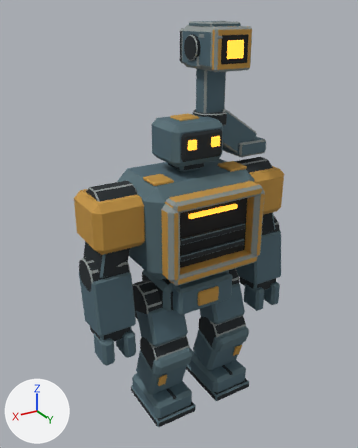
Renders of the Blender file art/blender/sources/hermes.blend from each side of a commit.
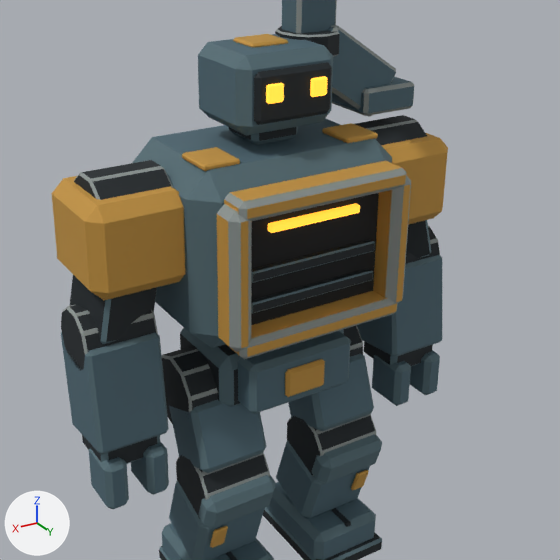
Each version is shown whole from a 50 mm camera at (1.488, 2.398, 2.448) aimed at (0.051, 0.004, 1.251), then close up on the part from 13% to 96% of the width and 21% to 88% of the height. Lighting does not change. The marker at lower left points along +X, +Y and +Z. The older version's two pictures come first.

Names of what the first close-up shows: 'Deep chest intake', 'Intake ochre jamb 1', 'Intake sill 1.085', 'Intake sill 1.515', 'Intake torso armour', 'Left boot armour', 'Left forearm shell', 'Pelvis front armour', 'Right forearm shell', 'Right shoulder shell', 'Right thigh armour', 'Square sensor head' and 46 more.
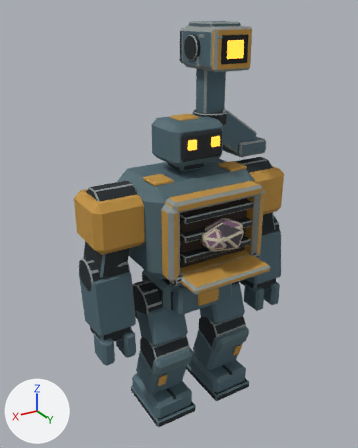
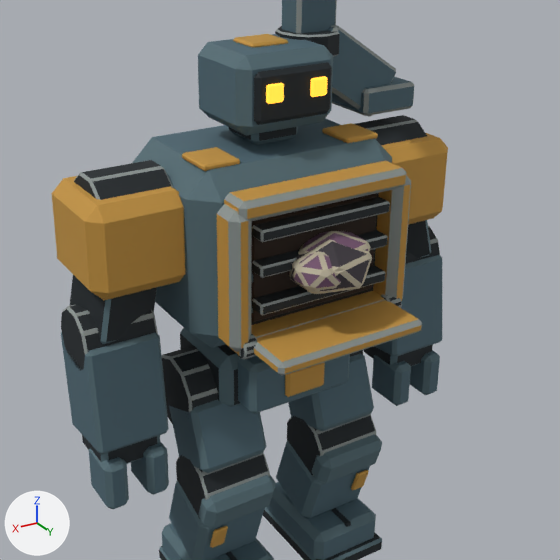
What differs and where, as boxes [x1, y1, x2, y2] in the close-ups (560 x 560 px):
'Intake lower hinged lip', added
    after: [254, 300, 422, 376]
'FurnaceGlow', added
    after: [252, 194, 377, 322]
'Intake crusher rib 2', added
    after: [252, 197, 390, 242]
'IntakeBundle plate 0', added
    after: [289, 239, 372, 294]
'Intake crusher rib 0', added
    after: [252, 266, 385, 315]
'IntakeBundle plate 2', added
    after: [293, 251, 341, 291]
'Intake crusher rib 1', added
    after: [252, 230, 388, 278]
'IntakeBundle plate 1', added
    after: [298, 231, 371, 255]
'Intake lip hinge 1', added
    after: [237, 334, 257, 359]
'Intake lip hinge -1', added
    after: [381, 294, 402, 308]
'Deep chest intake', unchanged, covered by the edit
    both: [251, 193, 379, 325]
'Intake recessed vane 1.285', unchanged, covered by the edit
    before: [251, 239, 375, 283]
    after: [251, 269, 253, 282]
'Intake recessed vane 1.185', unchanged, covered by the edit
    before: [251, 268, 373, 313]
    after: [251, 300, 253, 313]

Edits to the bpy script that builds the scene:
```text
Add ob_intakebundle_plate_2:
    ob_intakebundle_plate_2 = bpy.data.objects.new('IntakeBundle plate 2', me_icosphere_002)  # an icosphere of 20 faces spanning x -0.082..0.082, y -0.073..0.073, z -0.064..0.064; in mat_gathering___plum_shell (dark purple #795773), mat_gathering___pale_shell_edge (beige #bdb59e); modifiers BEVEL
    ob_intakebundle_plate_2.parent = ob_intakebundle
    ob_intakebundle_plate_2.location = (0.058, 0.403, 1.308)
Add ob_intakebundle:
    ob_intakebundle = bpy.data.objects.new('IntakeBundle', None)
    ob_intakebundle.parent = ob_intakeroot
    ob_intakebundle.location = (0.0, 0.112, 0.0)
Add ob_intakeroot:
    ob_intakeroot = bpy.data.objects.new('IntakeRoot', None)
    ob_intakeroot.parent = ob_spine
    ob_intakeroot.location = (0.0, 0.266, 0.34)
Add ob_intakebundle_plate_1:
    ob_intakebundle_plate_1 = bpy.data.objects.new('IntakeBundle plate 1', me_icosphere_001)  # an icosphere of 20 faces spanning x -0.124..0.124, y -0.092..0.092, z -0.079..0.079; in mat_gathering___plum_shell (dark purple #795773), mat_gathering___pale_shell_edge (beige #bdb59e); modifiers BEVEL
    ob_intakebundle_plate_1.parent = ob_intakebundle
    ob_intakebundle_plate_1.location = (-0.028, 0.35, 1.319)
Add ob_intakebundle_plate_0:
    ob_intakebundle_plate_0 = bpy.data.objects.new('IntakeBundle plate 0', me_icosphere)  # an icosphere of 20 faces spanning x -0.134..0.134, y -0.102..0.102, z -0.087..0.087; in mat_gathering___dark_shell_folds (dark grey #3f3a40), mat_gathering___pale_shell_edge (beige #bdb59e); modifiers BEVEL
    ob_intakebundle_plate_0.parent = ob_intakebundle
    ob_intakebundle_plate_0.location = (0.0, 0.378, 1.3)
Add ob_furnaceglow:
    ob_furnaceglow = bpy.data.objects.new('FurnaceGlow', me_cube_076)  # a box spanning x -0.222..0.222, y -0.006..0.006, z -0.16..0.16; in mat_gathering___furnace_chamber (brown #2c1b0d); modifiers BEVEL
    ob_furnaceglow.parent = ob_intakeroot
    ob_furnaceglow.location = (0.0, 0.301, 1.3)
Add ob_intake_crusher_rib_2:
    ob_intake_crusher_rib_2 = bpy.data.objects.new('Intake crusher rib 2', me_cube_075)  # a box spanning x -0.228..0.228, y -0.029..0.029, z -0.018..0.018; in mat_iron_ink___dark_joints (black #1d2429), mat_iron_ink___worn_steel (grey #8e9694); modifiers BEVEL
    ob_intake_crusher_rib_2.parent = ob_intakegrille
    ob_intake_crusher_rib_2.location = (0.0, 0.333, 1.435)
Add ob_intakegrille:
    ob_intakegrille = bpy.data.objects.new('IntakeGrille', None)
    ob_intakegrille.parent = ob_intakeroot
    ob_intakegrille.location = (0.0, 0.056, 0.0)
Add ob_intake_crusher_rib_1:
    ob_intake_crusher_rib_1 = bpy.data.objects.new('Intake crusher rib 1', me_cube_075.copy())  # modifiers BEVEL
    ob_intake_crusher_rib_1.parent = ob_intakegrille
    ob_intake_crusher_rib_1.location = (0.0, 0.333, 1.325)
Add ob_intake_crusher_rib_0:
    ob_intake_crusher_rib_0 = bpy.data.objects.new('Intake crusher rib 0', me_cube_075.copy())  # modifiers BEVEL
    ob_intake_crusher_rib_0.parent = ob_intakegrille
    ob_intake_crusher_rib_0.location = (0.0, 0.333, 1.205)
Add ob_intake_lip_hinge_1:
    ob_intake_lip_hinge_1 = bpy.data.objects.new('Intake lip hinge 1', me_cylinder_012)  # a 10-sided cylinder along z spanning x -0.0342..0.0342, y -0.036..0.036, z -0.025..0.025; in mat_iron_ink___dark_joints (black #1d2429), mat_iron_ink___worn_steel (grey #8e9694); modifiers BEVEL
    ob_intake_lip_hinge_1.parent = ob_intakeroot
    ob_intake_lip_hinge_1.location = (0.265, 0.342, 1.092)
    ob_intake_lip_hinge_1.rotation_euler = (0.0, 1.571, 0.0)  # degrees (0, 90, 0)
Add ob_intake_lip_hinge__1:
    ob_intake_lip_hinge__1 = bpy.data.objects.new('Intake lip hinge -1', me_cylinder_012.copy())  # modifiers BEVEL
    ob_intake_lip_hinge__1.parent = ob_intakeroot
    ob_intake_lip_hinge__1.location = (-0.265, 0.342, 1.092)
    ob_intake_lip_hinge__1.rotation_euler = (0.0, 1.571, 0.0)  # degrees (0, 90, 0)
Add ob_intake_lower_hinged_lip:
    ob_intake_lower_hinged_lip = bpy.data.objects.new('Intake lower hinged lip', me_cube_055)  # a box spanning x -0.26..0.26, y -0.1..0.1, z -0.022..0.022; in mat_iron_ink___ochre (orange #c59642), mat_iron_ink___worn_steel (grey #8e9694); modifiers BEVEL
    ob_intake_lower_hinged_lip.parent = ob_intakelip
    ob_intake_lower_hinged_lip.location = (0.0, 0.417, 1.092)
Add ob_intakelip:
    ob_intakelip = bpy.data.objects.new('IntakeLip', None)
    ob_intakelip.parent = ob_intakeroot
    ob_intakelip.location = (0.0, 0.076, -0.208)
```
